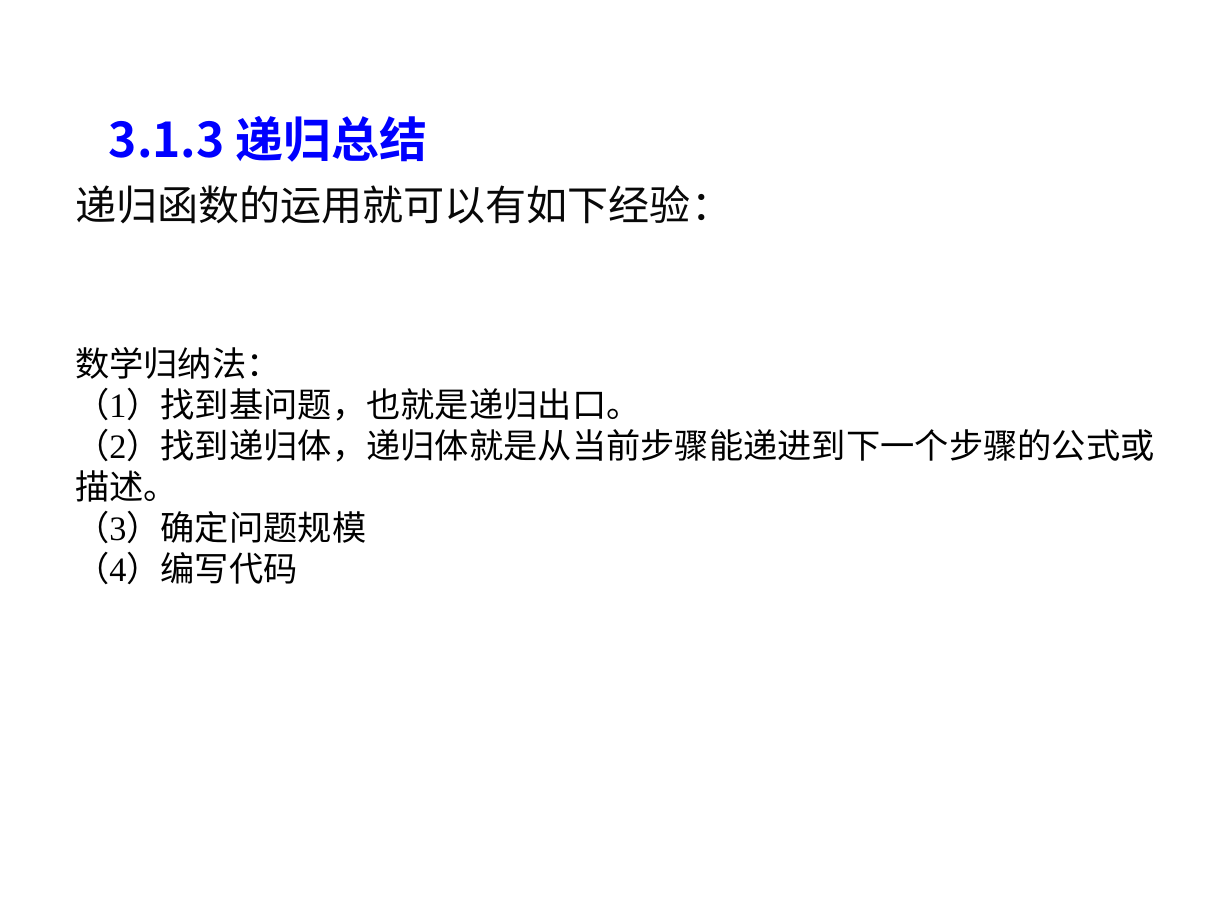
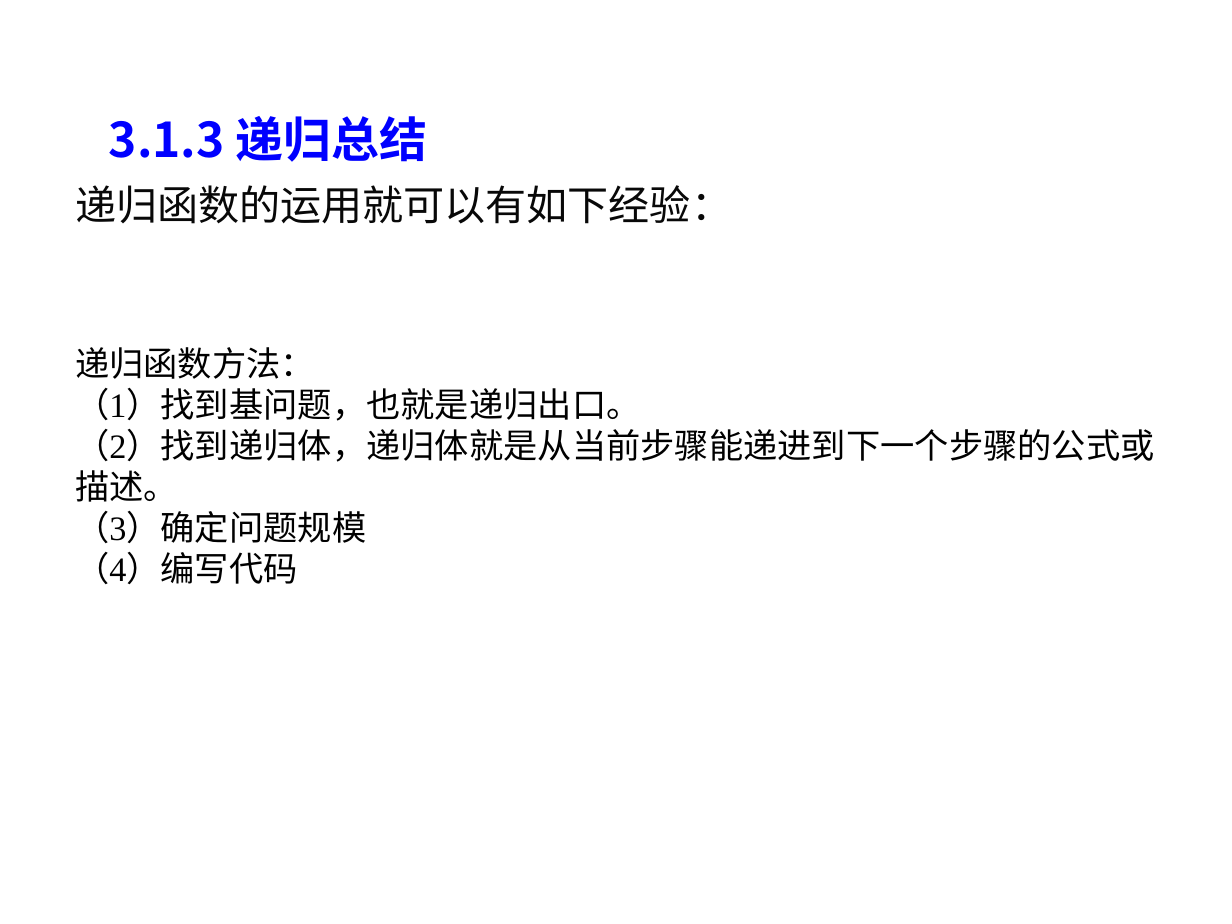
Before and after one commit to liutongling/DP, a slide deck: slide 20 of file/第3章 分治法计.pptx. Drawn at 1232x924 pixels with LibreOffice and Linux fonts; fonts in the diff are those of the drawing; background and template pictures are left out. Boxes give left, top, right and bottom in pixels: in the first picture for what was removed or moved away, otherwise in the second. Text is boxed around its words. In the diff, an @@ line names an element or a change of style, - is before the commit and + after.

Commit message:
修改第三章的ppt,改一下逻辑

```diff
--- a/file/第3章 分治法计.pptx
+++ b/file/第3章 分治法计.pptx
@@ text at box(75, 347, 315, 379): text changed @@
-数学归纳法：
+递归函数方法：
```
